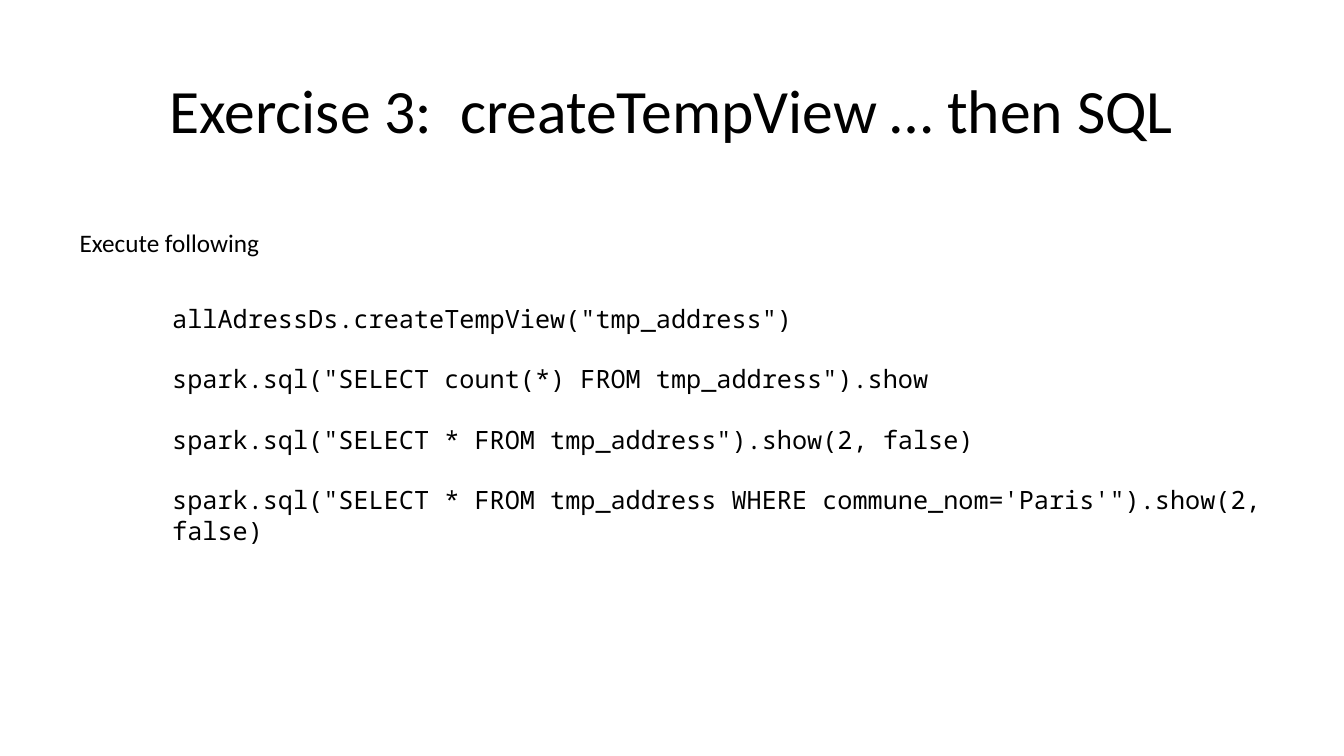
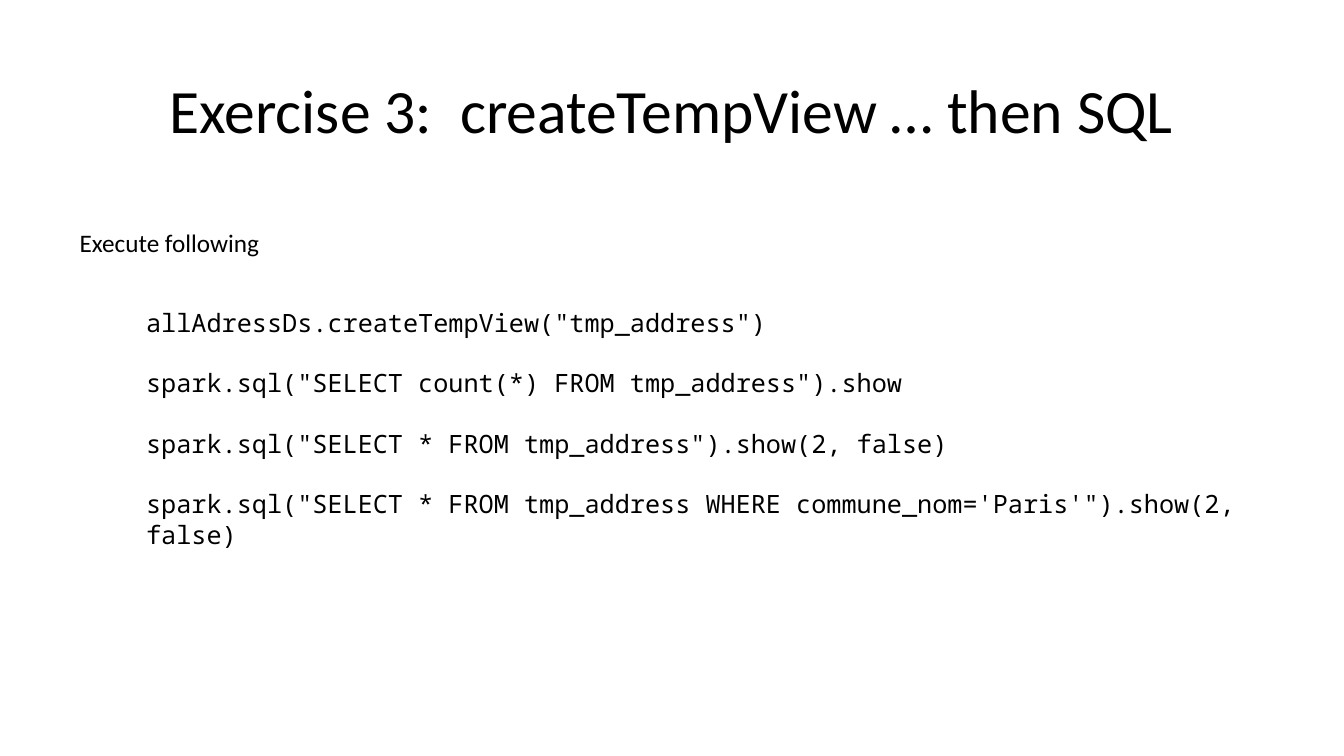
Before and after one commit to Arnaud-Nauwynck/presentations, a slide deck: slide 13 of pres-bigdata/Course-2022-Spark/BigData-Spark-TD3.pptx. Drawn at 1344x756 pixels with LibreOffice and Linux fonts; fonts in the diff are those of the drawing. Boxes give left, top, right and bottom in pixels: in the first picture for what was removed or moved away, otherwise in the second. Text is boxed around its words. In the diff, an @@ line names an element or a change of style, - is before the commit and + after.

```diff
--- a/pres-bigdata/Course-2022-Spark/BigData-Spark-TD3.pptx
+++ b/pres-bigdata/Course-2022-Spark/BigData-Spark-TD3.pptx
@@ text "allAdressDs.createTempView("tmp_address")" moved from (x1=172, y1=309, x2=1260, y2=544) to (x1=146, y1=313, x2=1234, y2=548) @@
```
Also in this commit, not shown: 1 other slide changed, 1 other file.
